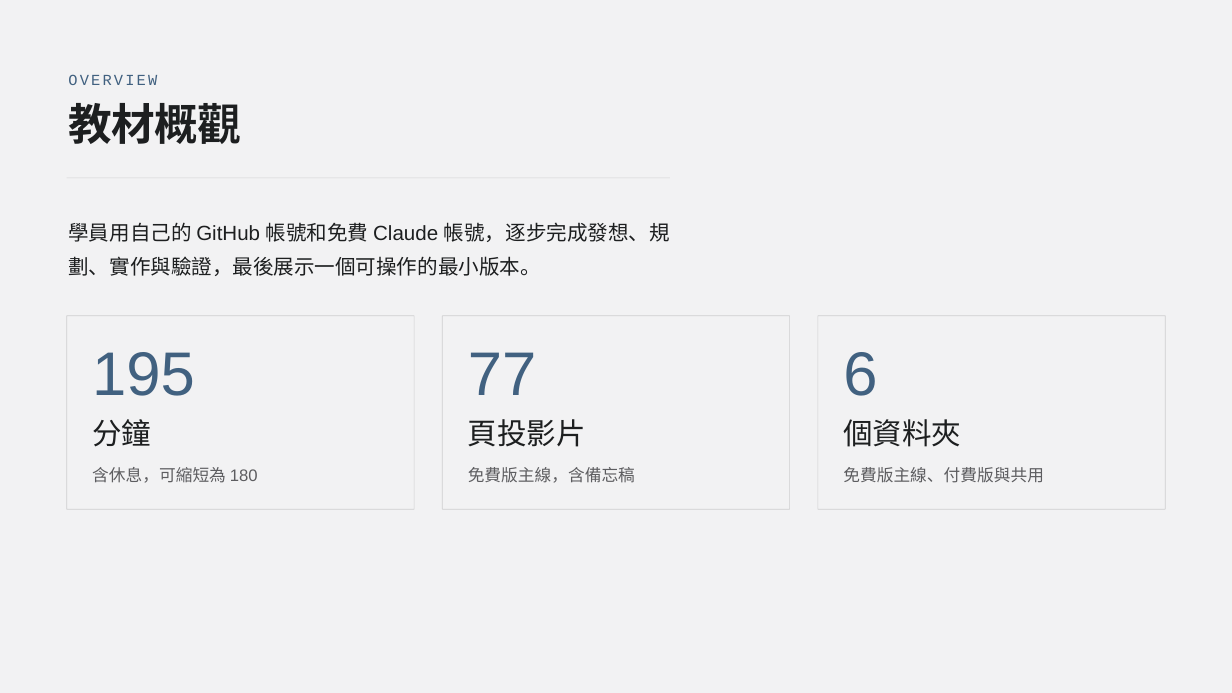
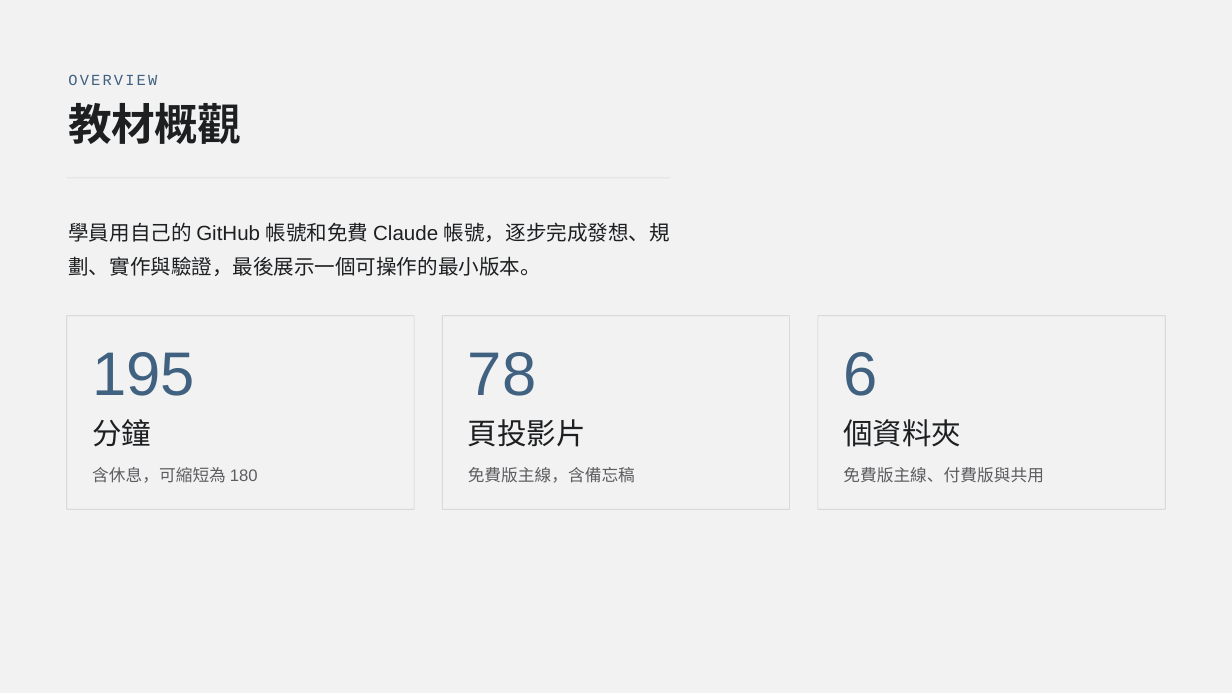
Before and after one commit to htchen/LLM2Life, a slide deck: slide 2 of instructor/LLM2Life_slide_deck.pptx. Drawn at 1232x693 pixels with LibreOffice and Linux fonts; fonts in the diff are those of the drawing. Boxes give left, top, right and bottom in pixels: in the first picture for what was removed or moved away, otherwise in the second. Text is boxed around its words. In the diff, an @@ line names an element or a change of style, - is before the commit and + after.

```diff
--- a/instructor/LLM2Life_slide_deck.pptx
+++ b/instructor/LLM2Life_slide_deck.pptx
@@ text at [468, 352, 536, 396]: text changed @@
-77
+78
```
Also in this commit, not shown: 1 other slide changed, 2 slides added.
